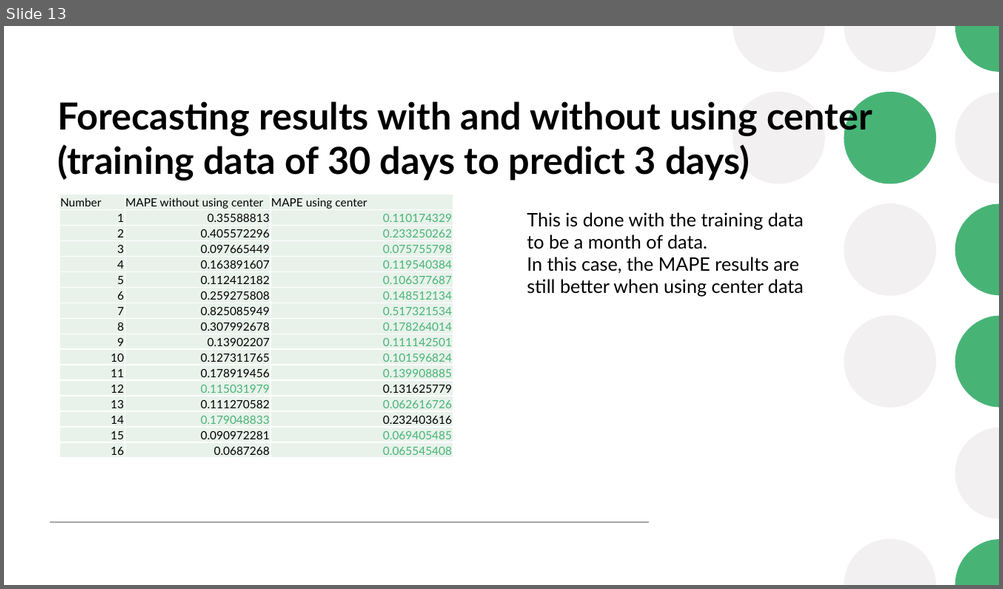
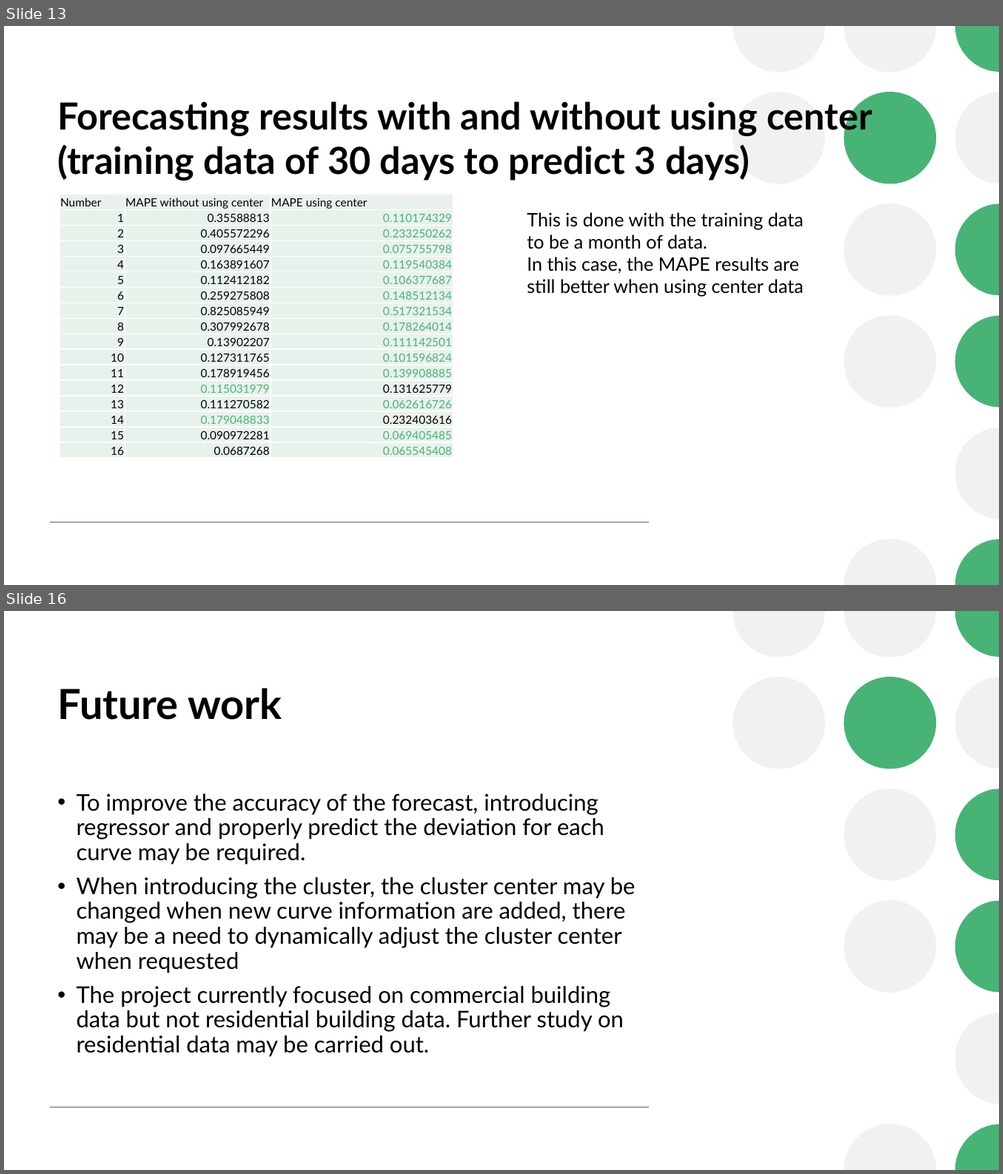
Before and after one commit to winder1991/Springboard, a slide deck: Capstone- Prototype/Prophet Forecast for Energy Data in Commercial Building.pptx. Shown one above the other, each under a label of ours: slide 13 before the commit, slides 13 and 16 after it; the slides between them are not shown. The pictures are 1003x589 and 1003x1174 pixels, drawn with LibreOffice and Linux fonts; fonts in the diff are those of the drawing. Boxes give left, top, right and bottom in pixels: in the first picture for what was removed or moved away, otherwise in the second. Text is boxed around its words. In the diff, an @@ line names an element or a change of style, - is before the commit and + after.

```diff
--- a/Capstone- Prototype/Prophet Forecast for Energy Data in Commercial Building.pptx
+++ b/Capstone- Prototype/Prophet Forecast for Energy Data in Commercial Building.pptx
@@ slide 16 added at [4, 611, 999, 1170], background #FFFFFF; not listed: 14 template elements that a slide beside it also shows @@
@@ title added at [57, 688, 282, 720], 40 pt, text #000000, bold @@
+Future work
@@ text added at [77, 794, 635, 1057], 22.2 pt, text #000000 @@
+• To improve the accuracy of the forecast, introducing regressor and properly predict the deviation for each curve may be required.
+• When introducing the cluster, the cluster center may be changed when new curve information are added, there may be a need to dynamically adjust the cluster center when requested
+• The project currently focused on commercial building data but not residential building data. Further study on residential data may be carried out.
```
Also in this commit, not shown: 2 other slides added, 1 other file.
